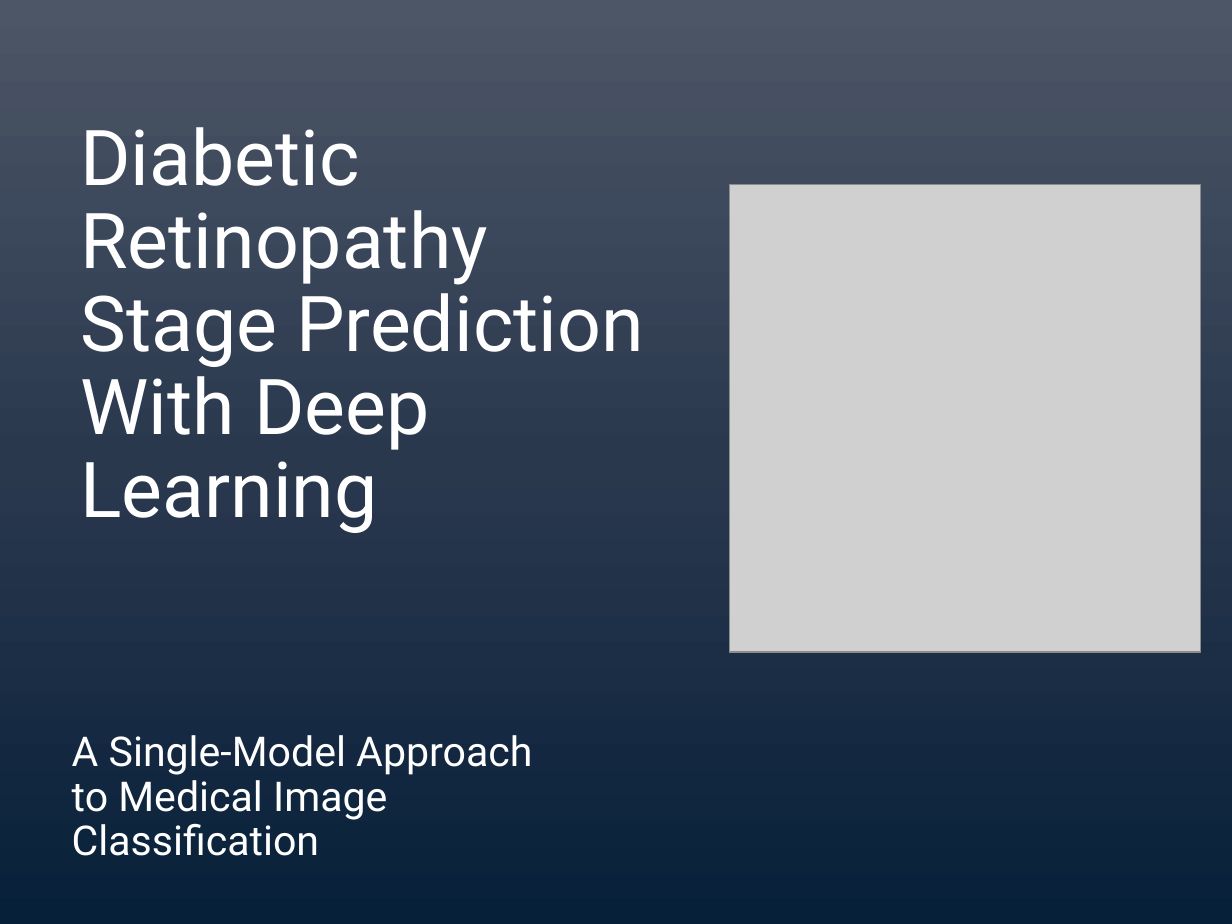
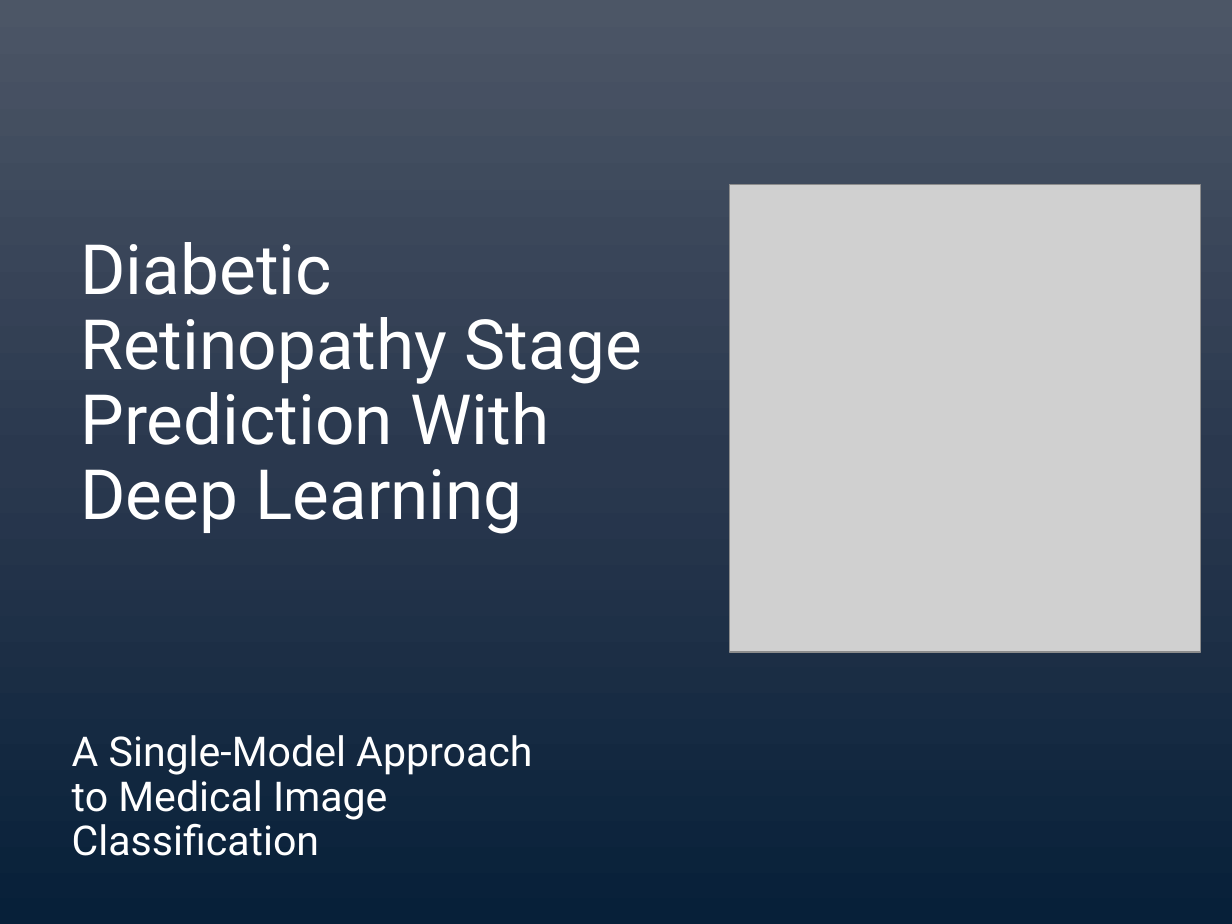
Before and after one commit to lmanov1/DL_DiabeticRetinopathyStagePrediction, a slide deck: slide 1 of presentation/DLStagePredictPresentation.pptx. Drawn at 1232x924 pixels with LibreOffice and Linux fonts; fonts in the diff are those of the drawing; grey boxes stand for pictures. Boxes give left, top, right and bottom in pixels: in the first picture for what was removed or moved away, otherwise in the second. Text is boxed around its words. In the diff, an @@ line names an element or a change of style, - is before the commit and + after.

```diff
--- a/presentation/DLStagePredictPresentation.pptx
+++ b/presentation/DLStagePredictPresentation.pptx
@@ title "Diabetic Retinopathy Stage Prediction With ..." at box(80, 242, 642, 534): size 45 to 40.5 pt @@
```
Also in this commit, not shown: 12 other slides changed, 5 slides added.
